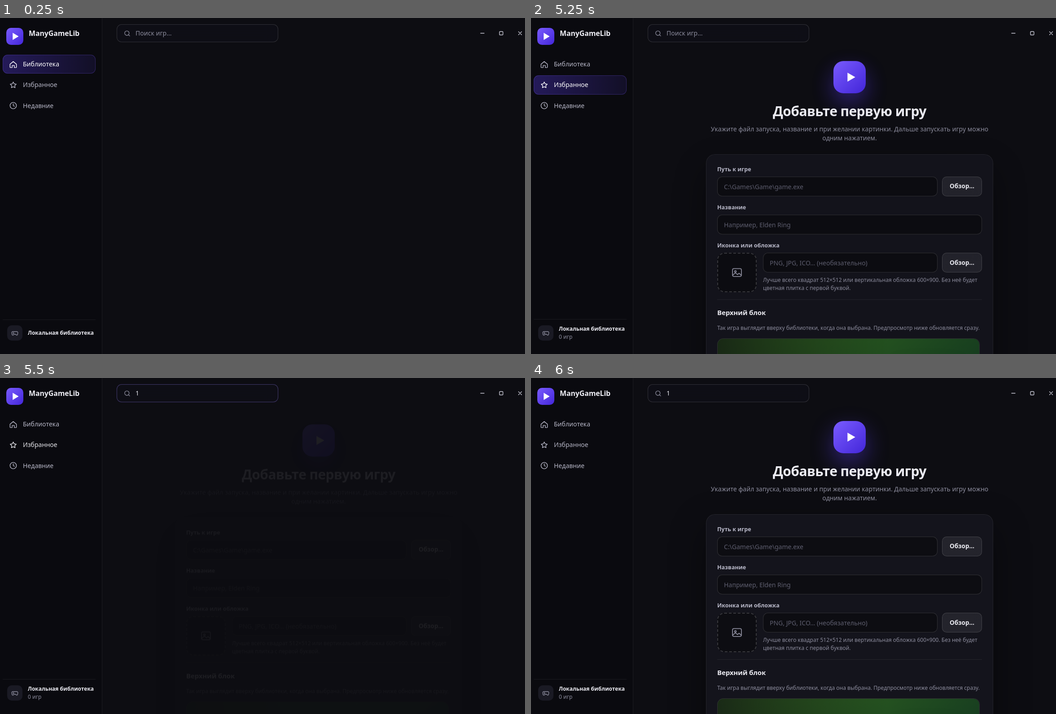
Above: before the commit, frames 1-4 (two rows, left to right).
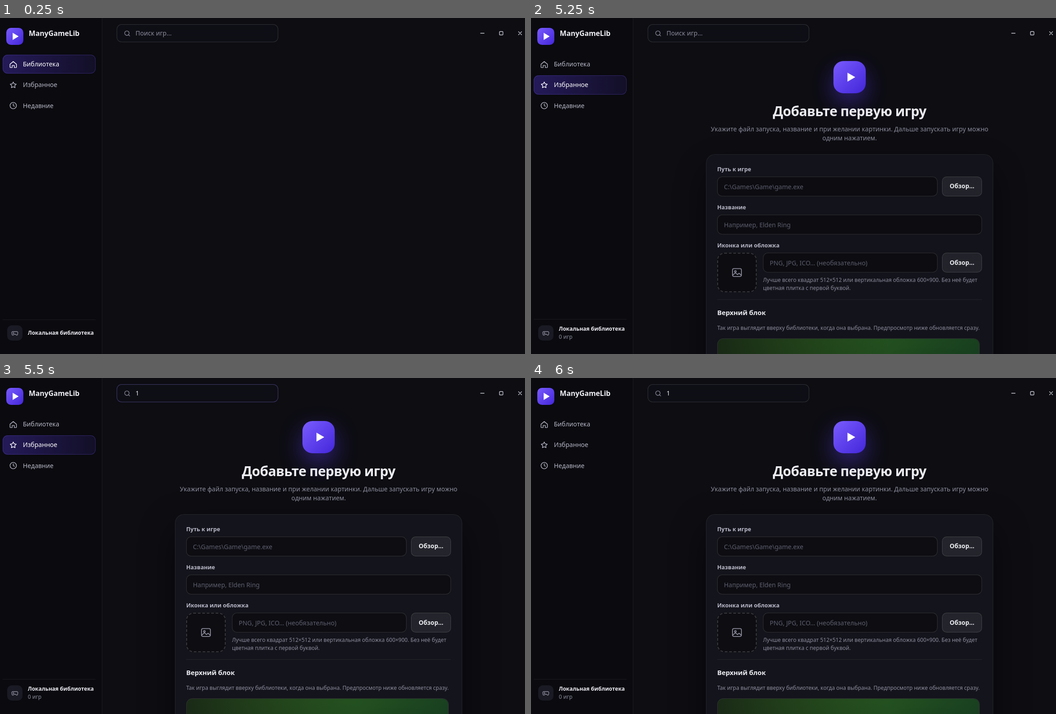
Above: after the commit, the same moments.

Repository: manypon/ManyGameLib
Game: browser game, page ui/index.html
Same seed, same stepped clock (60 frames per second), same inputs: the game is played once before the commit and once after it.
Inputs (mouse positions are in pixels of both pictures, inside the frame that each line leads up to):
- Up to frame 1 (0.25 s): no input
- Up to frame 2 (5.25 s): click (546, 34) at 0.27 s; click (546, 38) at 1.07 s; click (546, 65) at 1.27 s; click (541, 34) at 1.67 s; click "Выбрать иконку" at 1.87 s; click "Библиотека" at 2.02 s; click (546, 34) at 2.27 s; click (573, 65) at 2.47 s; click (546, 38) at 2.87 s; click "Избранное" at 3.07 s; click (541, 41) at 3.47 s; click (573, 85) at 3.67 s; click (546, 31) at 4.07 s; click "Развернуть" at 4.27 s; click "Недавние" at 4.52 s; click (552, 38) at 4.67 s; click (546, 85) at 4.87 s
- Up to frame 3 (5.5 s): click (10, 394) at 5.27 s; click (204, 394) at 5.47 s; type "1" at 5.47 s
- Up to frame 4 (6 s): tap Enter at 5.5 s; click (541, 401) at 5.87 s

Frames 1-2 are identical in both runs. In frame 3, 7.4% of the frame differs, in the area x 0-89%, y 12-100%; in frame 4, nothing differs.
Error in both runs: TypeError: Cannot read properties of undefined (reading 'onWinState')

Commit message:
perf: debounce library search

Diff:
--- a/ui/app.js
+++ b/ui/app.js
@@ -594,6 +594,7 @@
 function setView(view) {
   state.view = view;
   state.query = '';
+  cancelSearchDebounce();
   $('#search').value = '';
   render();
   $('#content').scrollTop = 0;
@@ -709,6 +710,7 @@
         state.selectedId = game.id;
         state.view = 'library';
         state.query = '';
+        cancelSearchDebounce();
         $('#search').value = '';
         render();
         $('#content').scrollTop = 0;
@@ -1102,9 +1104,24 @@
   if (btn) setView(btn.dataset.view);
 });
 
-$('#search').addEventListener('input', (e) => {
-  state.query = e.target.value;
-  render();
+/* Поиск перерисовывает весь экран, поэтому ждём паузу в наборе, а не реагируем на каждую букву. */
+const SEARCH_DEBOUNCE_MS = 150;
+let searchTimer = null;
+
+function cancelSearchDebounce() {
+  clearTimeout(searchTimer);
+  searchTimer = null;
+}
+
+$('#search').addEventListener('input', () => {
+  cancelSearchDebounce();
+  searchTimer = setTimeout(() => {
+    searchTimer = null;
+    const q = $('#search').value;
+    if (q === state.query) return;
+    state.query = q;
+    render();
+  }, SEARCH_DEBOUNCE_MS);
 });
 
 $('#wMin').addEventListener('click', () => appWindow.minimize());
